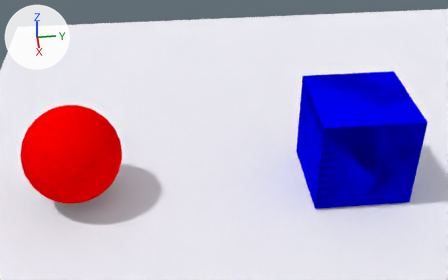
One commit to the Blender file introduction/blend/004_018.blend: the scene before it, then after it.
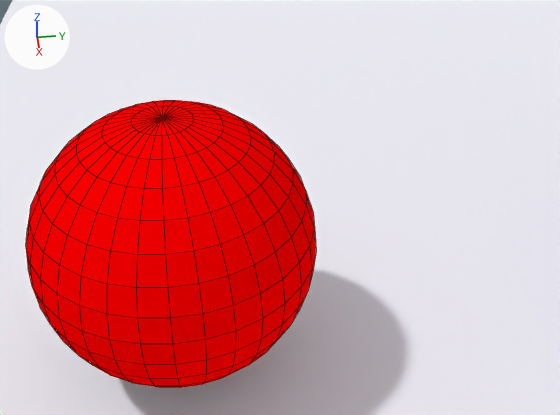
Each version is shown whole from a camera (50 mm lens) standing at (10.39, -3.81, 7.56) and looking at (-0.06, -2.78, 0.11), then close up from a camera (50 mm lens) standing at (4.38, -5.57, 3.39) and looking at (-0.08, -5.13, 0.21). The lights are fixed; the arrows at upper left show +X, +Y and +Z. The close-ups show mesh edges as thin lines.

Names of what the first close-up shows: '球', '立方体'.
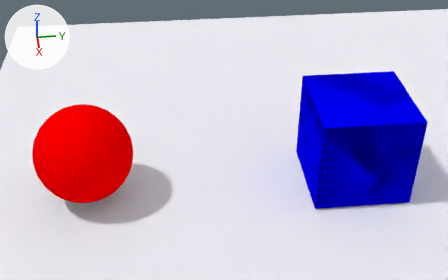
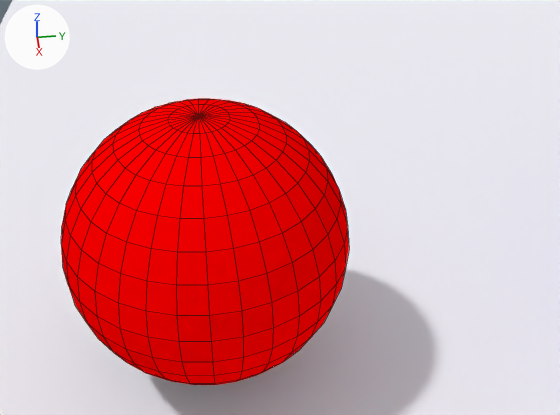
Pixel boxes (x1, y1, x2, y2) of what changed, in the close-ups (560 x 415 px):
'球', moved: before (26, 100, 316, 388); after (61, 99, 349, 385)

Patch to the scene script:
```diff
--- a/introduction/blend/004_018.blend.py
+++ b/introduction/blend/004_018.blend.py
@@ ob_球 @@
 ob_球.parent = ob_cube
-ob_球.location = (0.0, -5.881, 0.0139)
+ob_球.location = (0.0, -5.65, 0.0139)
```
